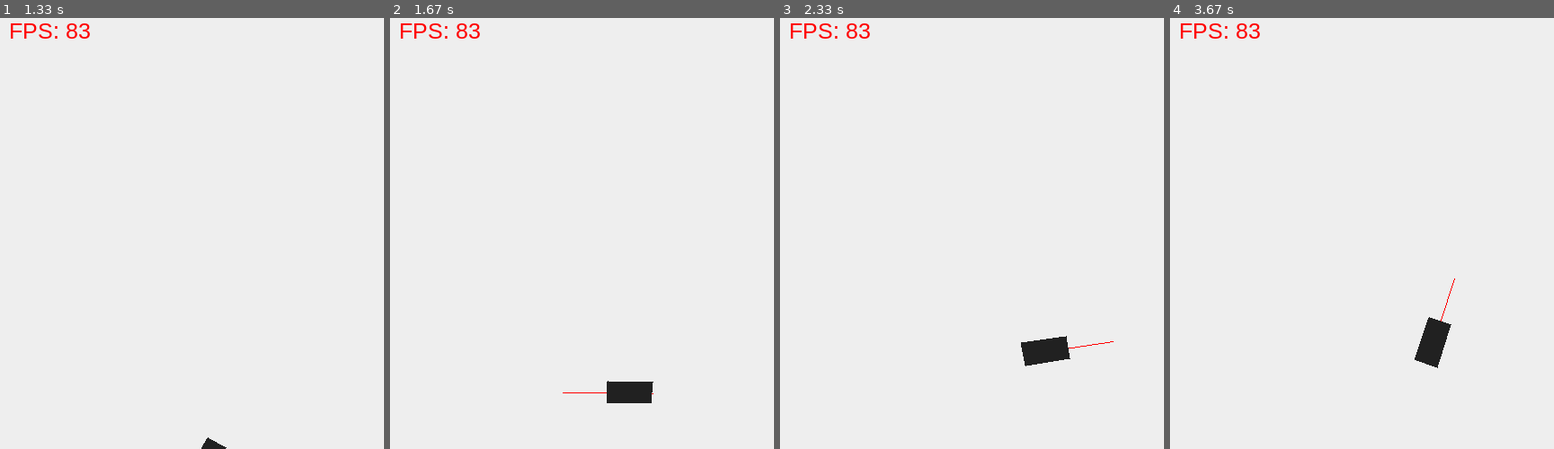
Above: before the commit, frames 1-4 (left to right).
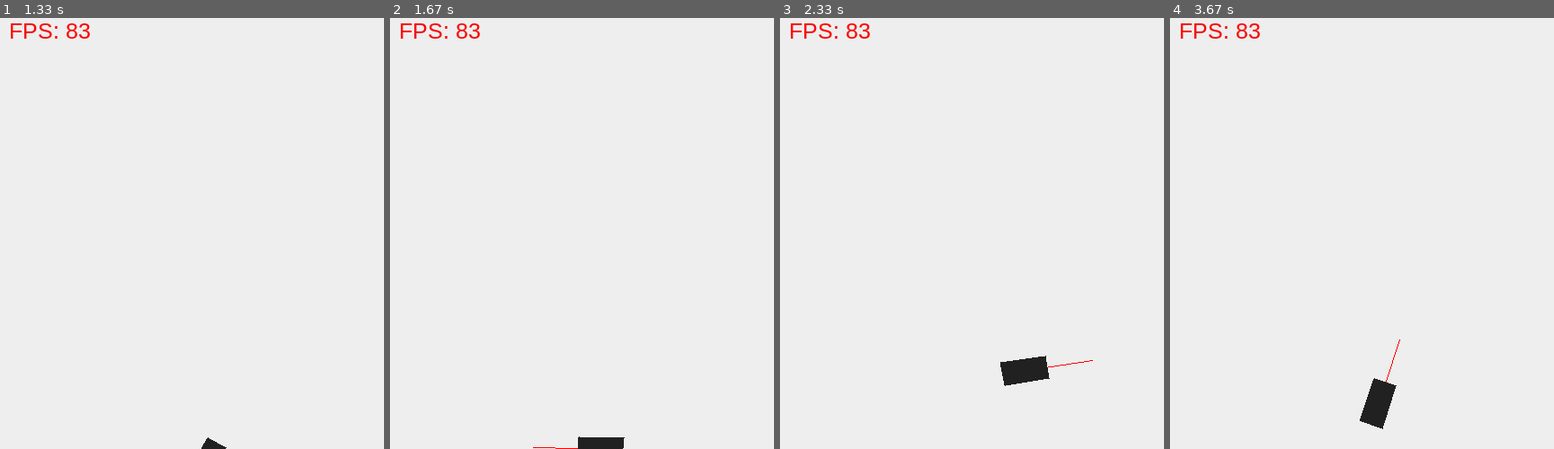
Above: after the commit, the same moments.

Repository: Gunlek/PyGame-Rocket
Game: pygame game, started from Simple_animation.py
The game is run twice, just before and just after one commit, with the same random seed, the same clock (stepped at 60 frames per second) and the same inputs.
Inputs:
- Up to frame 1 (1.33 s): hold Right 0.33-0.8 s; hold Right 0.83-1.3 s; tap Space at 0.9, 1.2 s
- Up to frame 2 (1.67 s): hold Left from 1.33 s (still down); tap Space at 1.4 s
- Up to frame 3 (2.33 s): tap Space at 1.7, 1.97, 2.27 s; release Left at 1.87 s; hold Left 1.9-2.3 s
- Up to frame 4 (3.67 s): hold Right 2.33-2.97 s; tap Space at 2.4, 2.7, 3.07, 3.37, 3.57 s; hold Left 3-3.47 s; hold Right from 3.5 s (still down)

Frame 1 is identical in both runs. In frame 2, 1.0% of the frame differs, in the area x 37-69%, y 84-100%; in frame 3, 1.2%; in frame 4, 1.4%, in the area x 49-75%, y 60-96%.

Commit message:
Added option to set the ground bouncy or not

Diff:
--- a/Simple_animation.py
+++ b/Simple_animation.py
@@ -25,8 +25,10 @@
 
 acc = gravity
 speed = [0, 0]
+
 enableFloor = True          # is there a floor on the down side of the frame
 enablePhysic = True         # Enable or disable gravity effect
+bouncyGround = False         # is the ground bouncy or not ?
 
 rightKeyDown = False
 leftKeyDown = False
@@ -56,7 +58,8 @@
     if rocketVector[0][1] >= win_height and enableFloor:
         acc=0
         speed=[0, 0]
-        setRocketSpeed([0, 600])
+        if bouncyGround:
+            setRocketSpeed([0, 600])
         newPhysicCoords[1] = win_height
     return newPhysicCoords
 
